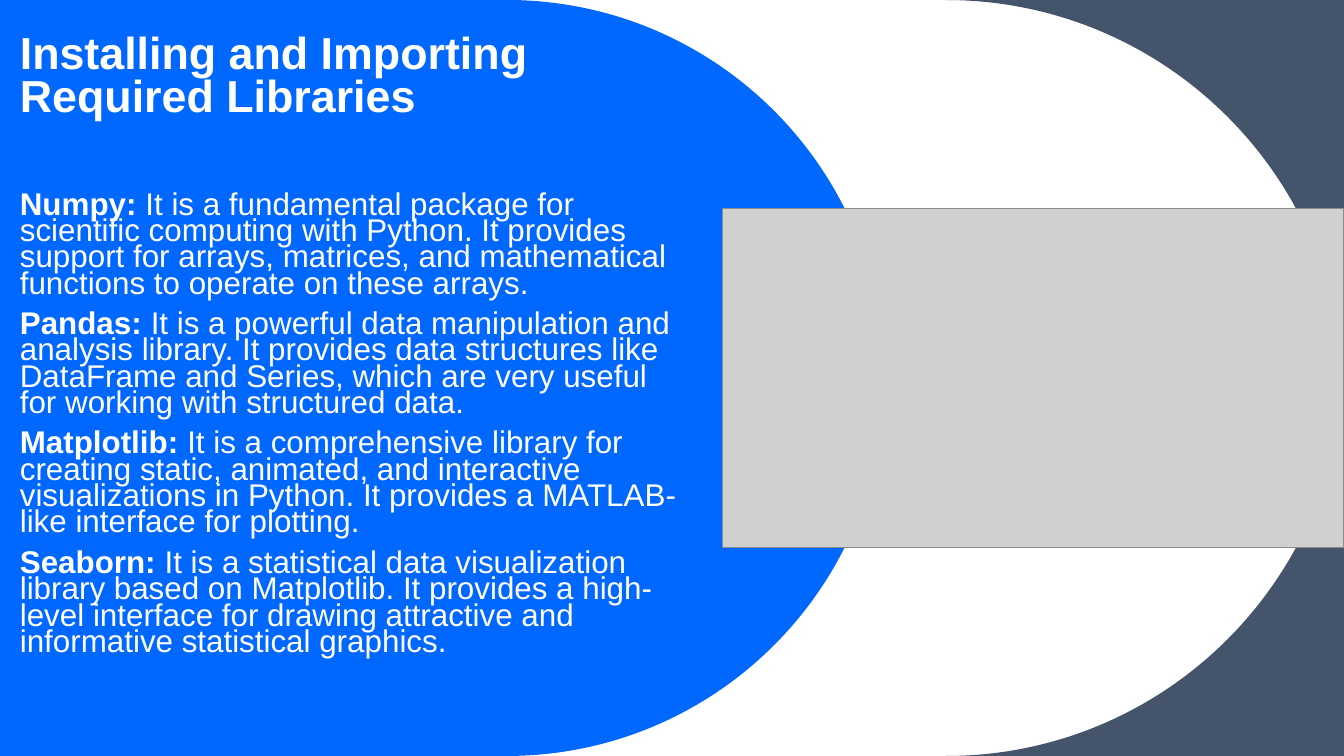
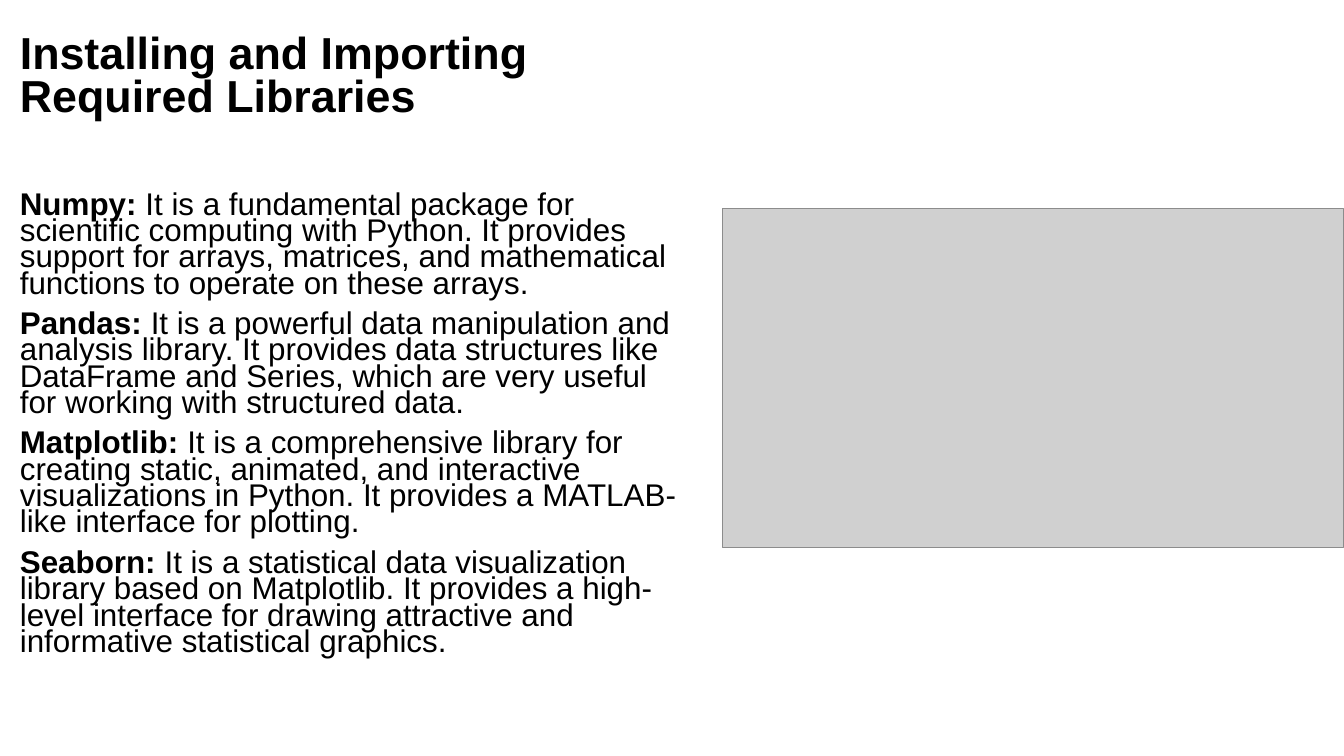
Before and after one commit to aslucky0143/final-year-project, a slide deck: slide 13 of Liver Cirrhosis Prediction System.pptx (slide 14 before the commit). Drawn at 1344x756 pixels with LibreOffice and Linux fonts; fonts in the diff are those of the drawing; grey boxes stand for pictures. Boxes give left, top, right and bottom in pixels: in the first picture for what was removed or moved away, otherwise in the second. Text is boxed around its words. In the diff, an @@ line names an element or a change of style, - is before the commit and + after.

```diff
--- a/Liver Cirrhosis Prediction System.pptx
+++ b/Liver Cirrhosis Prediction System.pptx
@@ freeform shape removed at (x1=0, y1=0, x2=885, y2=756) @@
@@ title "Installing and Importing Required Libraries" at (x1=20, y1=36, x2=527, y2=121): text colour #FFFFFF to #000000 @@
@@ freeform shape removed at (x1=946, y1=0, x2=1344, y2=398) @@
@@ subtitle "Numpy: It is a fundamental ..." at (x1=20, y1=192, x2=676, y2=658): text colour #FFFFFF to #000000 @@
@@ freeform shape removed at (x1=946, y1=358, x2=1344, y2=756) @@
```
Also in this commit, not shown: 15 other slides changed, 4 slides added, 6 slides removed, 2 other files.
